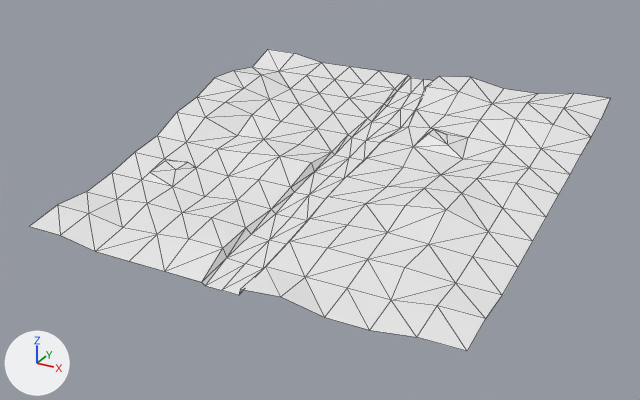
What one commit did to the glTF model src/assets/models/groundPlane_10.glb.
Camera for both pictures: a camera (50 mm lens) standing at (89.1, -171.9, 76.3) and looking at (-2.4, -5.3, -7.0). Every picture has the same lights, and +X, +Y and +Z are marked at lower left. Mesh edges are drawn as thin lines. Where no turn or scale is listed for an object, it has been applied to the vertices. Vertices at the same position are counted once.
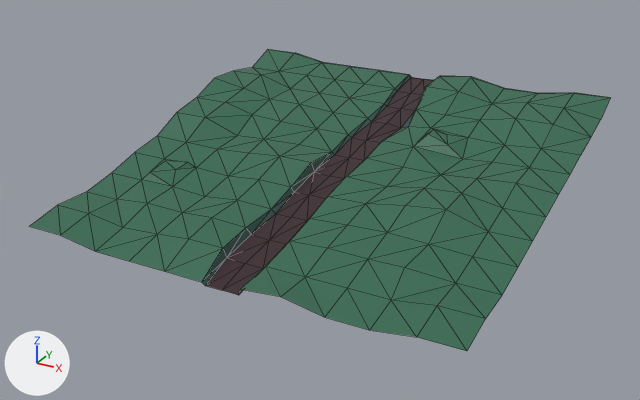
Location of each change, [x1, y1, x2, y2] in pixels of the pictures (640 x 400 px):
'Plane', reshaped: before [30, 50, 610, 351]; after [30, 49, 610, 351]
part 1 of me_plane, added: after [268, 49, 609, 98]
part 2 of me_plane, recoloured (white to green): [30, 50, 610, 351] in both

What changed in the scene script:
```text
Add img_palette:
    img_palette = load_image('palette', '_unpacked/palette', 248, 8, 'sRGB')
Add mat_material:
    mat_material = principled_material('Material')
    mat_material.texture = img_palette
Change me_plane:
    used by ob_plane; location = (0.0, 0.0, 0.0)
    remove me_plane.from_pydata(...)  # 188 vertices, 324 faces; spans x -50.0..50.0, y -49.7..49.2, z -8.7..11.3
    add me_plane.from_pydata(...)  # 203 vertices, 352 faces; spans x -50.0..50.0, y -49.7..50.0, z -8.7..11.3
    me_plane part 1
    6 vertices are added at (13.6, 49.5, 11.2), (-22.7, 49.8, 9.3), (-31.8, 49.8, 9.3), (-3.9, 50.0, 8.6), (3.9, 50.0, 8.6), (0.0, 50.0, 8.6)
    9 new vertices lie (0.0, 0.7, 0.0) away from vertices in x -50.0..50.0, y 48.8..49.1, z 9.3..11.1
    28 new faces join them
    me_plane part 2: 324 faces spanning x -50.0..50.0, y -49.7..49.2, z -8.7..11.3 switch from no material to mat_material (picture img_palette)
```
